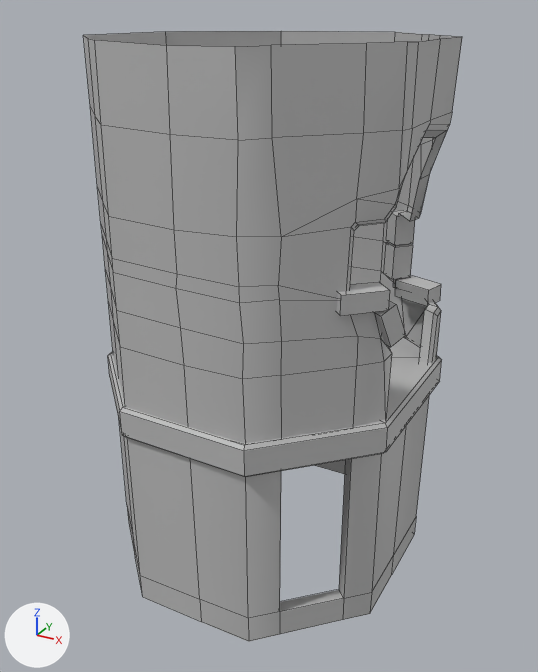
What one commit did to the FBX model Art/Export/SM/SM_Tower.fbx.
The view is the same before and after, from a 50 mm lens placed at (18.5, -33.7, 17.6), pointed at (0.0, -0.1, 0.8). Every picture has the same lights, and +X, +Y and +Z are marked at lower left. Mesh edges are drawn as thin lines.

The older version as bpy lines, for what is in view:
```python
me_mesh = bpy.data.meshes.new('Mesh')
me_mesh.from_pydata(...)  # 289 vertices, 262 faces; spans x -879.0..879.0, y -1303.0..1641.0, z -869.0..869.0
me_mesh.materials.append(mat_lambert22)  # grey #bcbcbc
ob_sm_tower = bpy.data.objects.new('SM_Tower', me_mesh)
ob_sm_tower.location = (0.0, 0.0, 0.0)
ob_sm_tower.rotation_euler = (1.571, 0.0, 0.0)  # degrees (90, 0, 0)
ob_sm_tower.scale = (0.01, 0.01, 0.01)
```
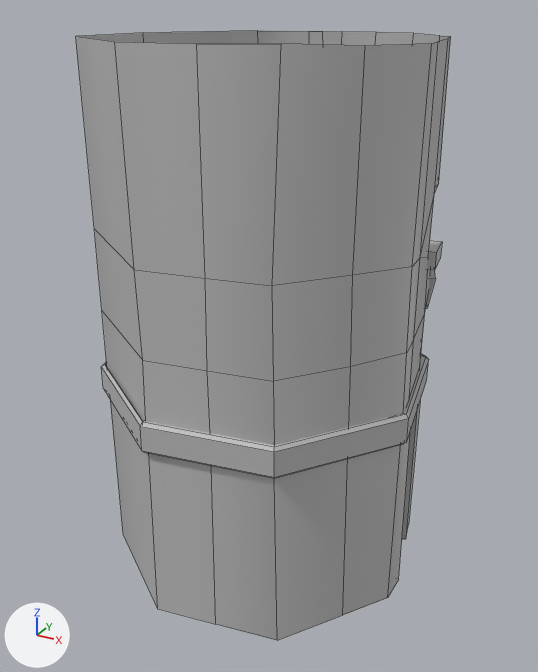
The change, as a diff of the scene's bpy script:
```diff
--- a/Art/Export/SM/SM_Tower.fbx.py
+++ b/Art/Export/SM/SM_Tower.fbx.py
@@ me_mesh @@
 # used by ob_sm_tower; location = (0.0, 0.0, 0.0); rotation_euler = (1.571, 0.0, 0.0), in degrees (90, 0, 0); scale = (0.01, 0.01, 0.01)
 # verts and faces of me_mesh; kept vertices keep their numbers, new ones are numbered from 289
-me_mesh.from_pydata(...)  # 289 vertices, 262 faces; spans x -879.0..879.0, y -1303.0..1641.0, z -869.0..869.0
+me_mesh.from_pydata(...)  # 212 vertices, 180 faces; spans x -875.0..875.0, y -76.0..2837.0, z -869.0..869.0
+# me_mesh part 1: the loose piece of 8 vertices spanning x 701.0..879.0, y 328.0..551.0, z 227.0..436.0 is scaled about its middle by 1.21, then moved by (-22.0, 1109.0, -24.0)
+# me_mesh part 2: the loose piece of 8 vertices spanning x 529.0..789.0, y 225.0..333.0, z -661.0..-472.0 is multiplied about its middle by the matrix ((0.976, 0.331, -0.355), (-0.41, 0.989, -0.205), (0.26, 0.317, 1.01)), then moved by (-45.0, 1186.0, 29.0)
+# me_mesh part 3: the loose piece of 8 vertices spanning x 445.0..600.0, y 539.0..709.0, z -671.0..-515.0 is scaled about its middle by (1, 1.89, 1), then moved by (28.0, 1132.0, 24.0)
+# me_mesh part 4: the loose piece of 215 vertices spanning x -851.0..839.0, y -1303.0..1641.0, z -836.0..844.0 is rebuilt with 146 vertices and now spans x -848.0..842.0, y -76.0..2837.0, z -836.0..844.0
+# me_mesh part 5: a new loose piece of 34 vertices spanning x -875.0..855.0, y 945.0..1118.0, z -869.0..869.0, in mat_lambert22 (grey #bcbcbc)
+# me_mesh part 6: the loose piece of 34 vertices spanning x -879.0..852.0, y -251.0..-79.0, z -869.0..869.0 is deleted
+# me_mesh part 7: the loose piece of 8 vertices spanning x 581.0..828.0, y 525.0..620.0, z 318.0..565.0 is deleted
+# me_mesh part 8: the loose piece of 8 vertices spanning x 445.0..600.0, y 337.0..531.0, z -672.0..-515.0 is deleted
+# me_mesh part 9
+verts[289] = (609.0, 1721.0, 455.0)
+verts[290] = (693.0, 1721.0, 539.0)  # pixel (435, 269)
+verts[291] = (750.0, 1721.0, 315.0)
+verts[292] = (835.0, 1721.0, 399.0)  # pixel (440, 258)
+for new, old in zip([*range(293, 297)], [*range(289, 293)]): verts[new] = verts[old] + (0.0, 96.0, 0.0)
+faces += [(289, 290, 294, 293), (293, 294, 296, 295), (291, 295, 296, 292), (289, 291, 292, 290), (290, 292, 296, 294), (289, 293, 295, 291)]
 me_mesh.materials.append(mat_lambert22)
@@ ob_sm_tower @@
 ob_sm_tower = bpy.data.objects.new('SM_Tower', me_mesh)
-ob_sm_tower.location = (0.0, 0.0, 0.0)
-ob_sm_tower.rotation_euler = (1.571, 0.0, 0.0)  # degrees (90, 0, 0)
+ob_sm_tower.location = (-0.02, -0.02, -11.96)
+ob_sm_tower.rotation_euler = (1.571, 0.0, 0.952)  # degrees (90, 0, 55)
 ob_sm_tower.scale = (0.01, 0.01, 0.01)
```

Pixel boxes [x1, y1, x2, y2] of what changed, in the pictures (538 x 672 px; the box of a moved part takes in the faces that stretch with it):
'SM_Tower', reshaped, moved, turned
    before: [83, 31, 462, 642]
    after: [76, 30, 451, 640]
part 1 of me_mesh, moved or reshaped
    before: [373, 301, 405, 347]
    after: [426, 269, 436, 308]
part 2 of me_mesh, moved or reshaped (not visible afterwards)
    before: [395, 276, 441, 306]
part 3 of me_mesh, moved or reshaped (not visible afterwards)
    before: [386, 210, 415, 245]
part 4 of me_mesh, rebuilt
    before: [83, 31, 462, 642]
    after: [76, 30, 451, 640]
part 5 of me_mesh, added
    after: [101, 354, 429, 478]
part 6 of me_mesh, deleted
    before: [108, 337, 442, 477]
part 7 of me_mesh, deleted
    before: [337, 282, 390, 316]
part 8 of me_mesh, deleted
    before: [384, 242, 413, 279]
part 9 of me_mesh, added
    after: [427, 240, 442, 270]
